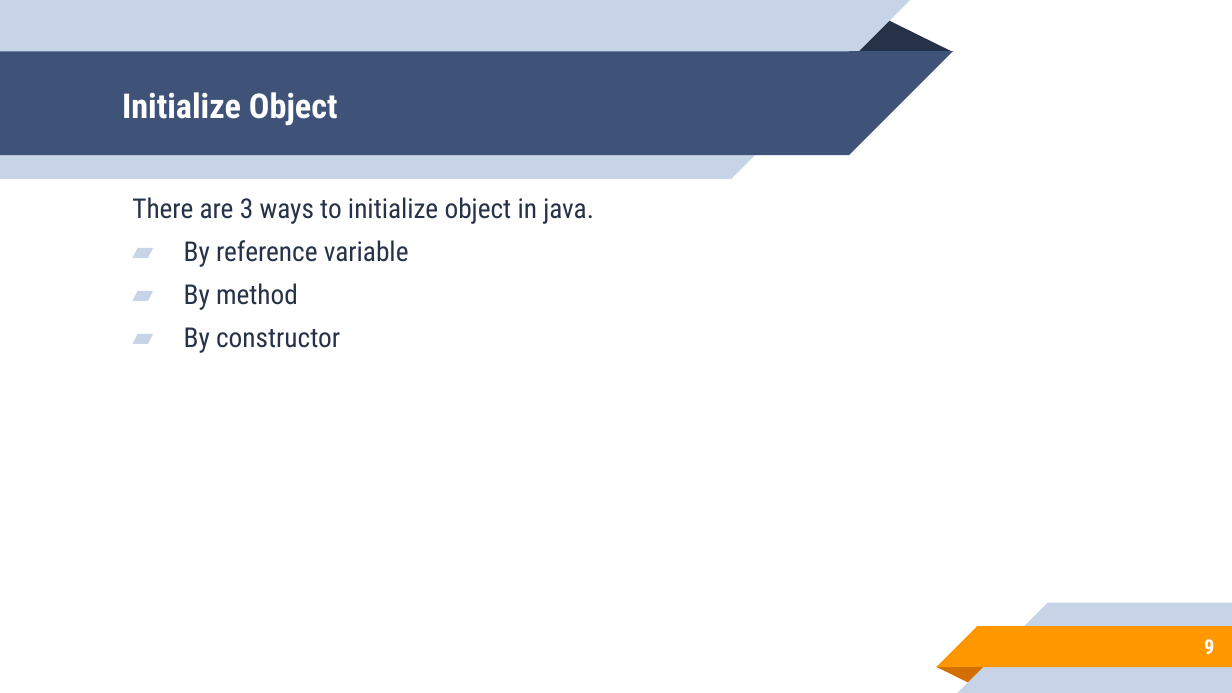
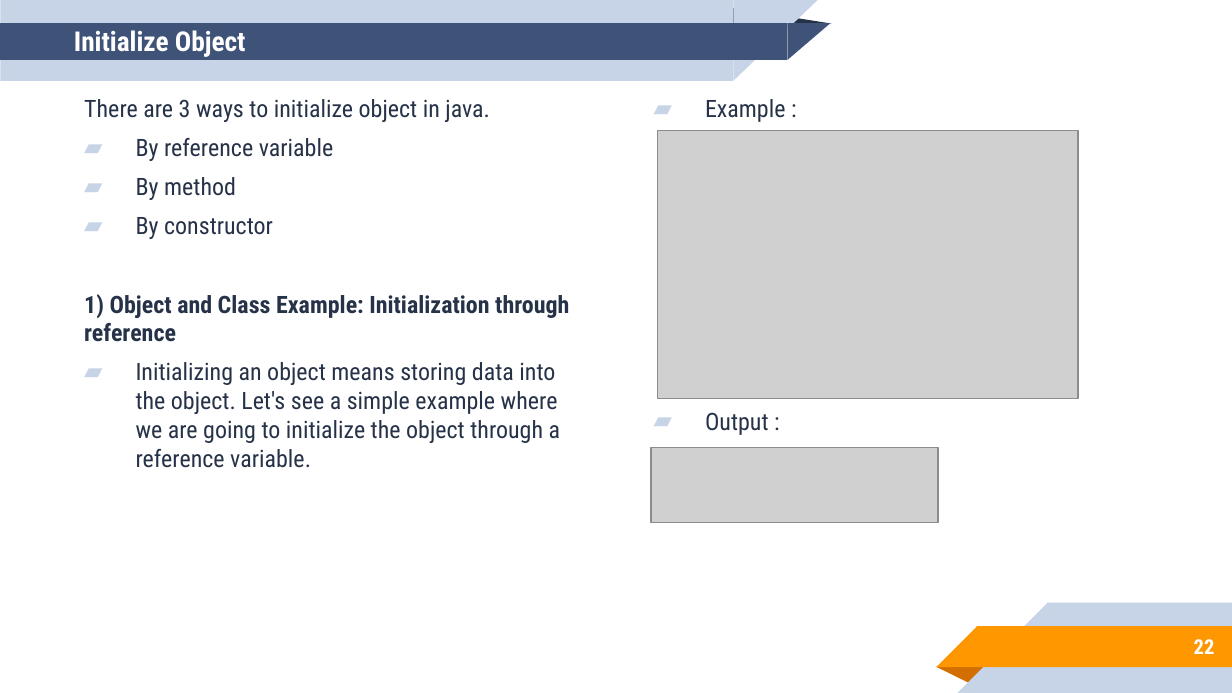
Before and after one commit to aronipurwanto/materi-xa, a slide deck: slide 22 of java/java-logic/Slide-Java-Logic-05.pptx (slide 9 before the commit). Drawn at 1232x693 pixels with LibreOffice and Linux fonts; fonts in the diff are those of the drawing; grey boxes stand for pictures. Boxes give left, top, right and bottom in pixels: in the first picture for what was removed or moved away, otherwise in the second. Text is boxed around its words. In the diff, an @@ line names an element or a change of style, - is before the commit and + after.

```diff
--- a/java/java-logic/Slide-Java-Logic-05.pptx
+++ b/java/java-logic/Slide-Java-Logic-05.pptx
@@ rectangle: place and size @@
-rectangle at (0, 0, 732, 179)
+rectangle at (0, 0, 733, 81)
@@ rectangle: place and size @@
-rectangle at (0, 52, 849, 155)
+rectangle at (0, 23, 788, 60)
@@ title "Initialize Object": place and size @@
-title "Initialize Object" at (122, 92, 338, 126)
+title "Initialize Object" at (74, 30, 246, 57)
@@ title "Initialize Object" at (74, 30, 246, 57): size 20 to 16 pt @@
@@ triangle: place and size @@
-triangle at (848, 17, 952, 52)
+triangle at (683, 7, 832, 23)
@@ right triangle: place and size @@
-right triangle at (732, 0, 910, 179)
+right triangle at (733, 0, 818, 81)
@@ right triangle: place and size @@
-right triangle at (849, 52, 952, 155)
+right triangle at (787, 23, 830, 60)
@@ text "There are 3 ways to ...": place and size @@
-text "There are 3 ways to ..." at (132, 197, 594, 353)
+text "There are 3 ways to ..." at (84, 99, 569, 468)
@@ text at (84, 99, 490, 239): size 16 to 14 pt in "There are 3 ways to initialize object ...", "By reference variable", "By method", "By constructor" @@
@@ text added at (705, 99, 786, 435), 14 pt, text #263248 @@
+▰ Example :
+▰ Output :
@@ picture added at (658, 131, 1078, 398) @@
@@ text at (84, 294, 569, 468): paragraphs added @@
+1) Object and Class Example: Initialization through reference
+▰ Initializing an object means storing data into the object. Let's see a simple example where we are going to initialize the object through a reference variable.
@@ picture added at (650, 447, 938, 522) @@
@@ page number at (1194, 639, 1215, 654): text changed @@
-9
+22
```
Also in this commit, not shown: 11 other slides changed, 13 slides added, 12 other files.
